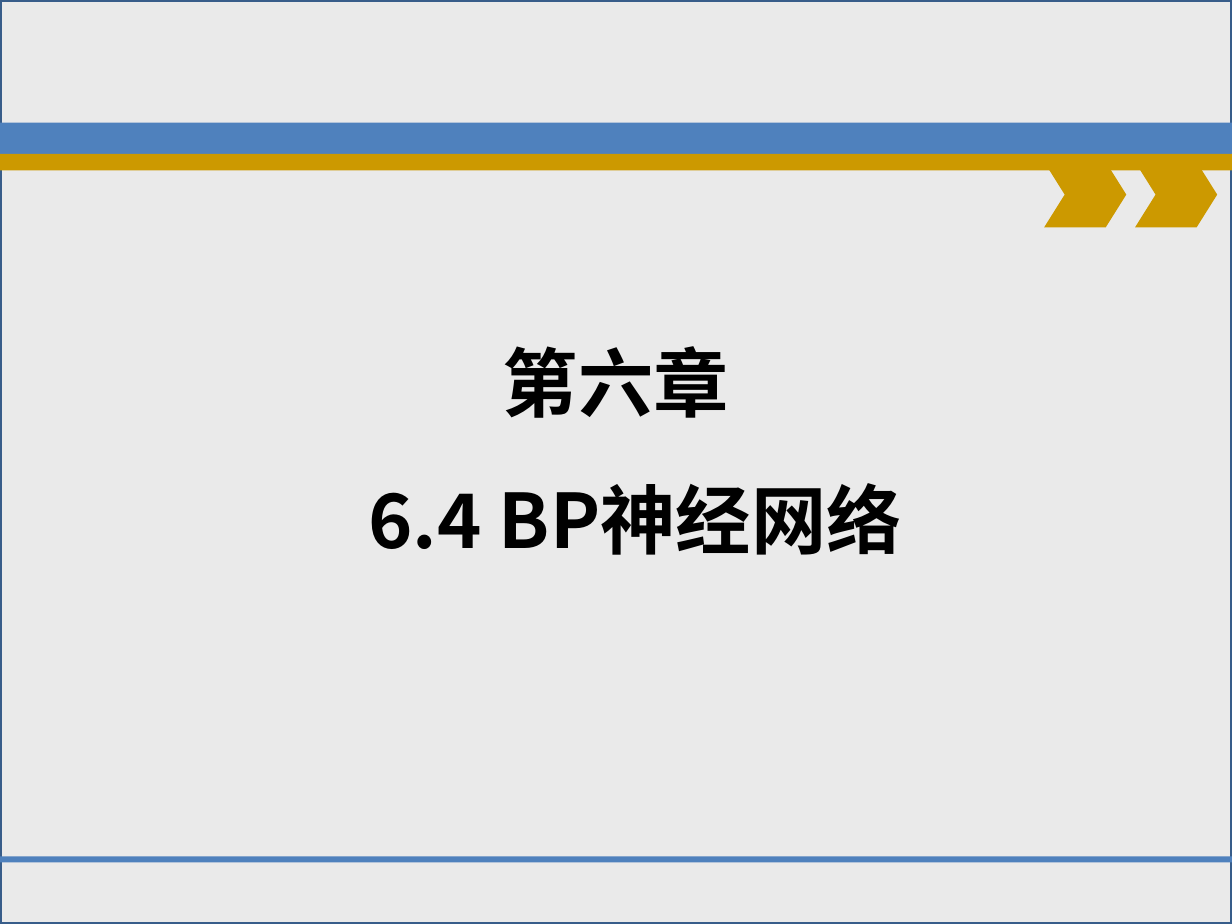
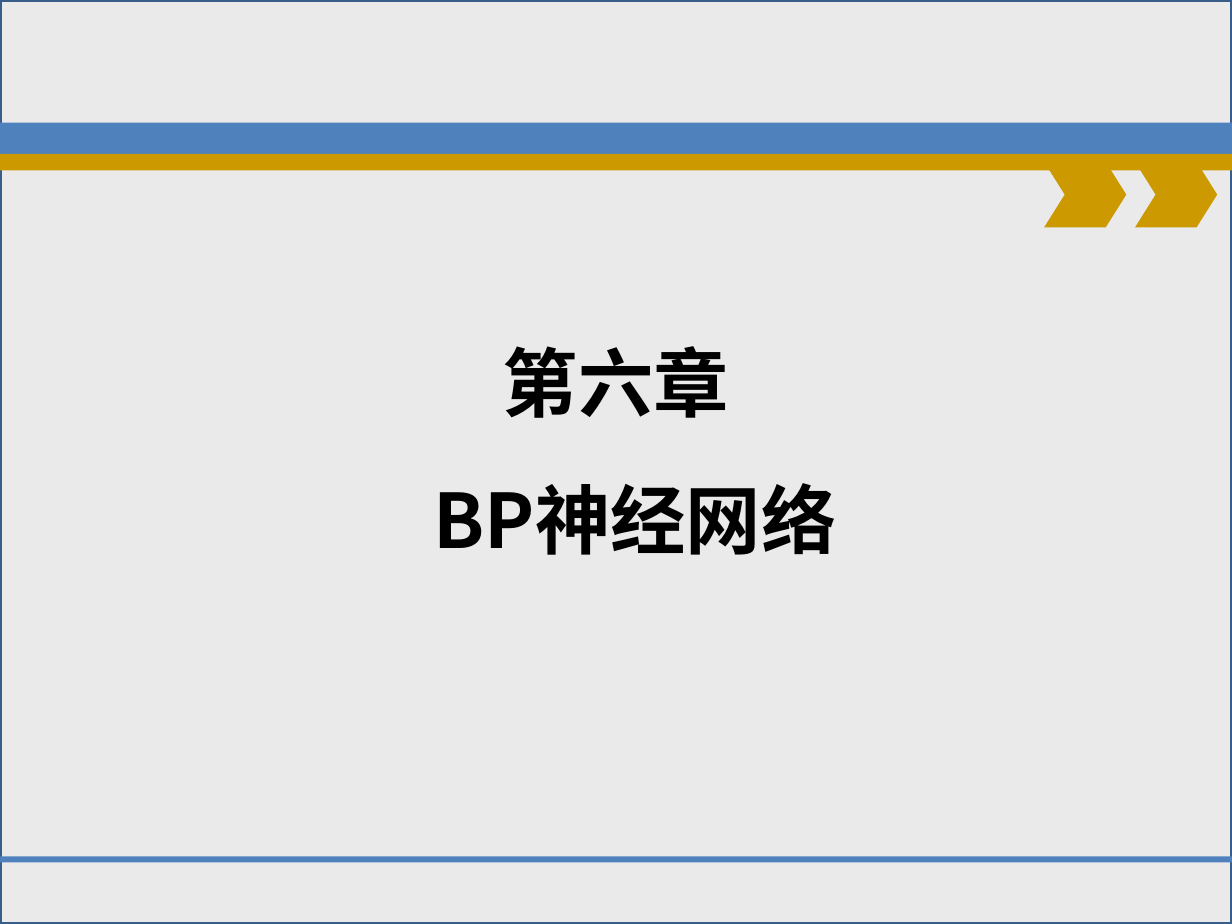
Before and after one commit to shfkuang/shfkuang.github.io, a slide deck: slide 1 of dm2019/dmch63.ppt. Drawn at 1232x924 pixels with LibreOffice and Linux fonts; fonts in the diff are those of the drawing; background and template pictures are left out. Boxes give left, top, right and bottom in pixels: in the first picture for what was removed or moved away, otherwise in the second. Text is boxed around its words. In the diff, an @@ line names an element or a change of style, - is before the commit and + after.

```diff
--- a/dm2019/dmch63.ppt
+++ b/dm2019/dmch63.ppt
@@ subtitle at [434, 483, 837, 555]: text changed @@
-6.4 BP神经网络
+BP神经网络
```
Also in this commit, not shown: 11 other slides changed, 1 slide added, 1 other file.
